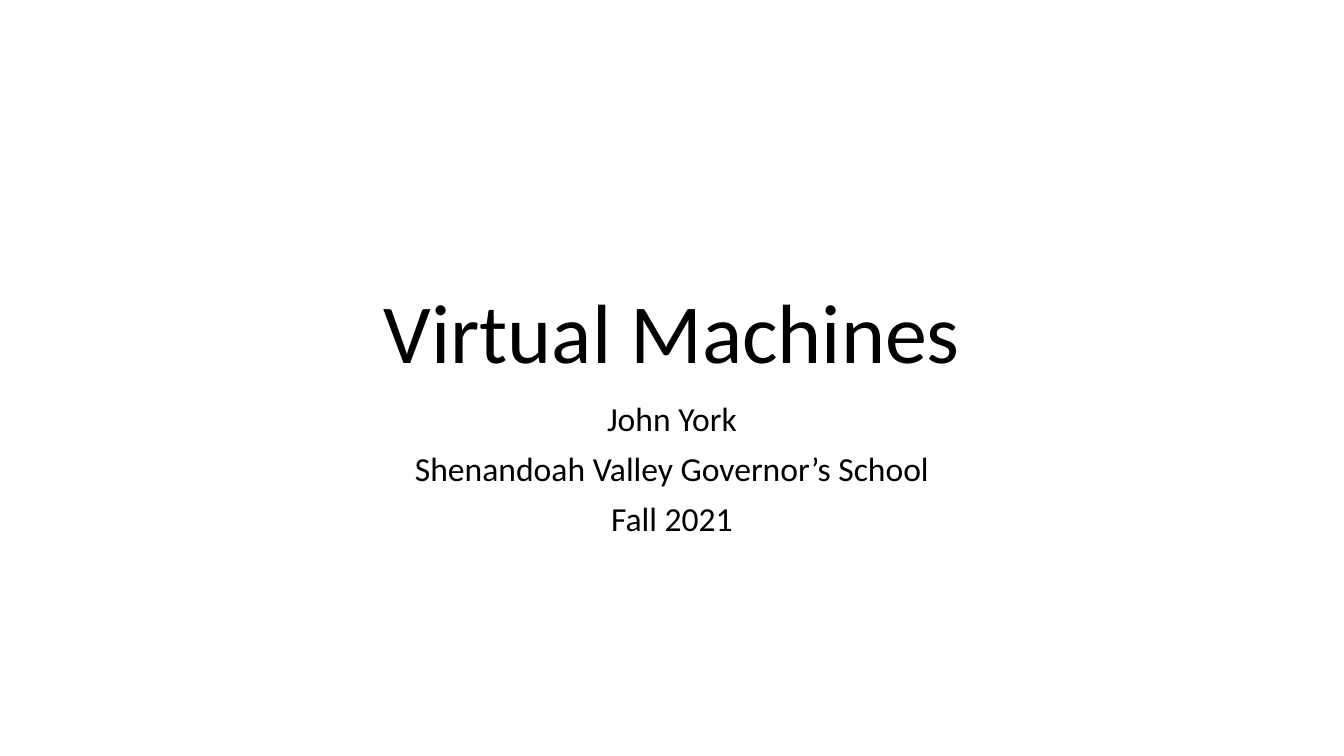
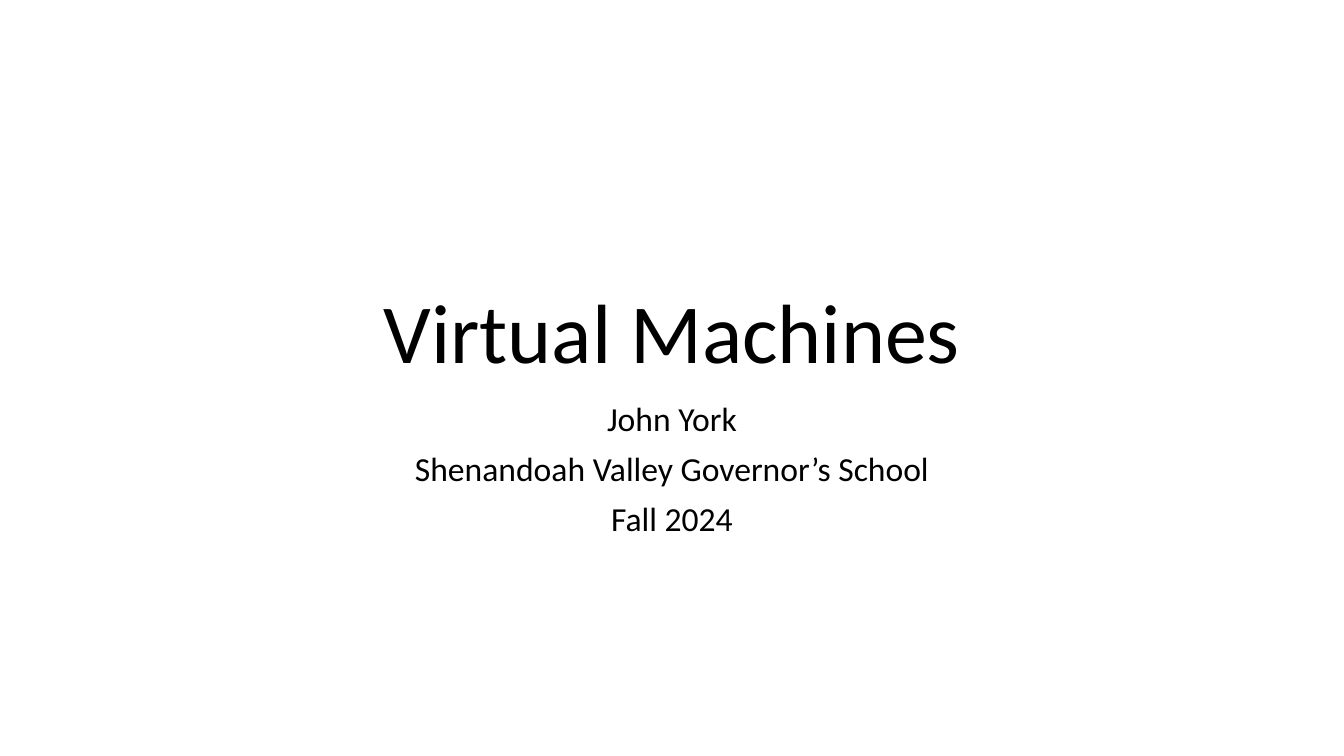
Before and after one commit to john-r2/CyberSec-Modules, a slide deck: slide 1 of 2.VM_Cloud/Virtual Machines.pptx. Drawn at 1344x756 pixels with LibreOffice and Linux fonts; fonts in the diff are those of the drawing. Boxes give left, top, right and bottom in pixels: in the first picture for what was removed or moved away, otherwise in the second. Text is boxed around its words. In the diff, an @@ line names an element or a change of style, - is before the commit and + after.

```diff
--- a/2.VM_Cloud/Virtual Machines.pptx
+++ b/2.VM_Cloud/Virtual Machines.pptx
@@ subtitle at [611,507,733,532]: text changed @@
-Fall 2021
+Fall 2024
```
Also in this commit, not shown: 1 other slide changed, 18 other files.
